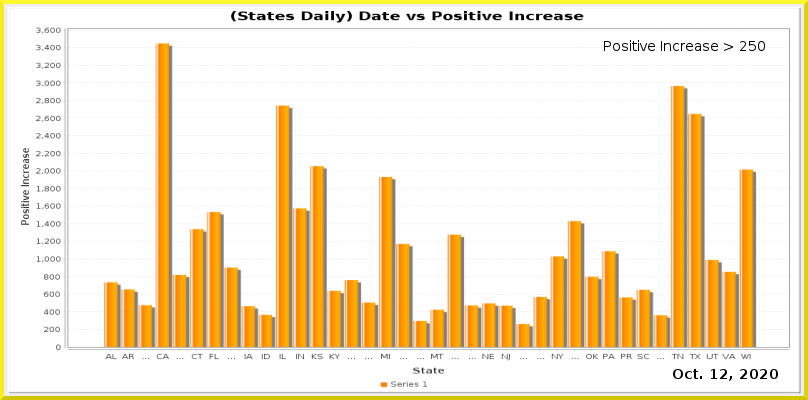
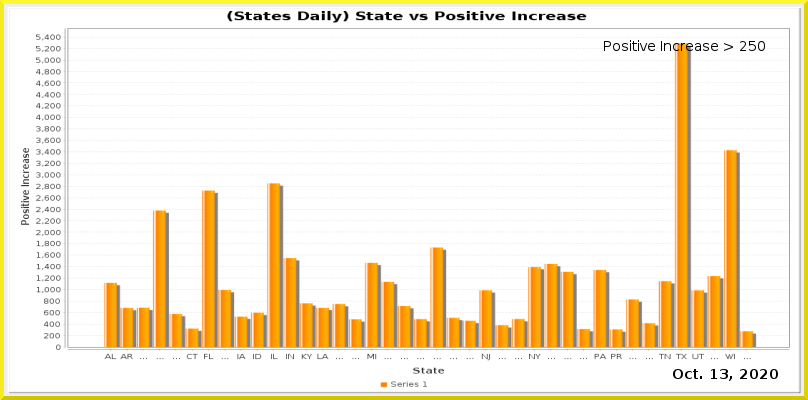
Layered file, before and after one edit (808 x 400). Changes by layer:
painted on "Current Date" over [720, 369, 728, 379]
painted on "Date_vs_TestIncrease.png" over [36, 10, 790, 361]
